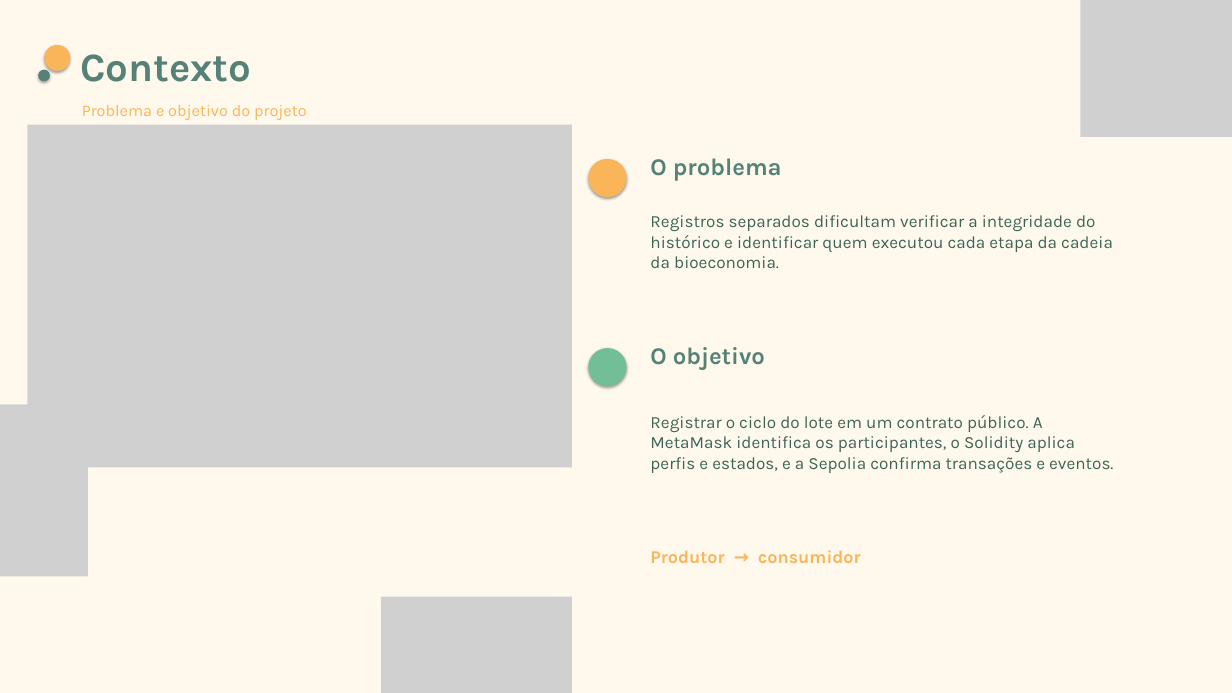
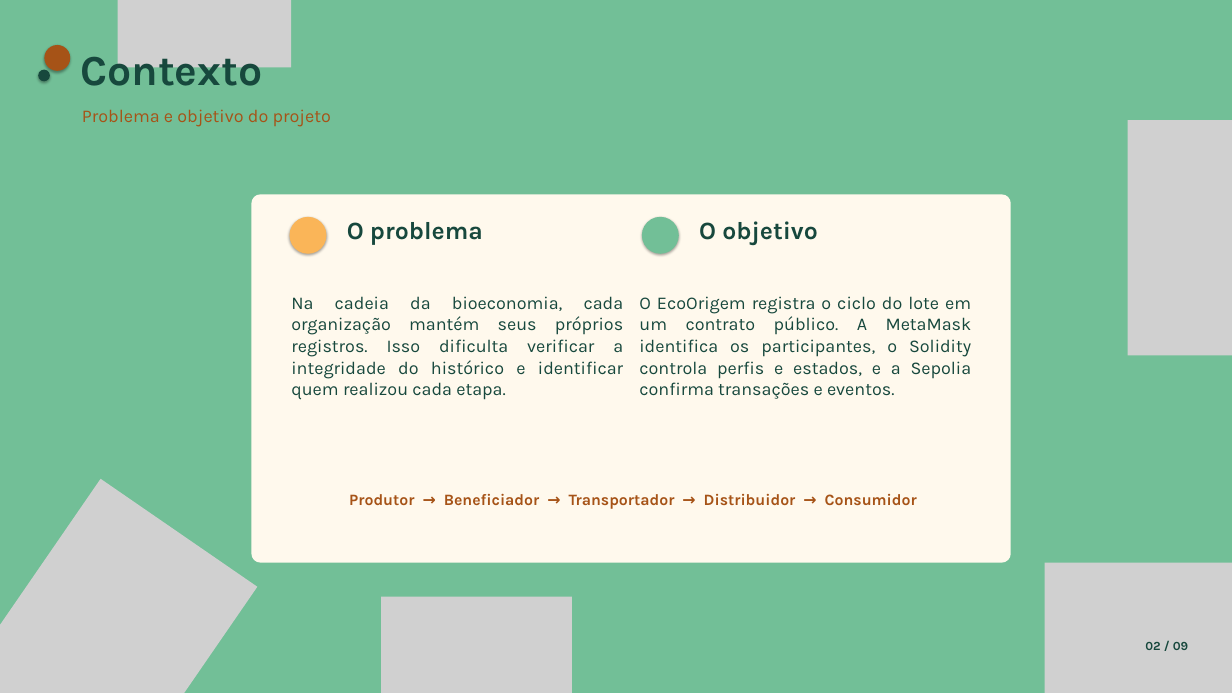
Before and after one commit to JulianaBallin/EcoOrigem, a slide deck: slide 2 of docs/slides/apresentacao-ecoorigem.pptx. Drawn at 1232x693 pixels with LibreOffice and Linux fonts; fonts in the diff are those of the drawing; grey boxes stand for pictures. Boxes give left, top, right and bottom in pixels: in the first picture for what was removed or moved away, otherwise in the second. Text is boxed around its words. In the diff, an @@ line names an element or a change of style, - is before the commit and + after.

```diff
--- a/docs/slides/apresentacao-ecoorigem.pptx
+++ b/docs/slides/apresentacao-ecoorigem.pptx
@@ background #FFF9ED to #72BF97 @@
@@ picture: place and size @@
-picture at box(0, 405, 88, 577)
+picture at box(118, 0, 291, 67)
@@ ellipse at box(44, 45, 70, 71): fill #FAB558 to #A65317 @@
@@ text "Contexto" at box(80, 46, 262, 86): size 47 to 50 pt, text colour #558176 to #17483D @@
@@ ellipse at box(38, 70, 50, 81): fill #558176 to #17483D @@
@@ text "Problema e objetivo do projeto" at box(82, 110, 331, 127): size 19 to 21 pt, text colour #FAB558 to #A65317 @@
@@ picture removed at box(28, 124, 572, 467) @@
@@ picture added at box(1128, 120, 1232, 355) @@
@@ picture removed at box(168, 199, 238, 238) @@
@@ picture removed at box(238, 199, 428, 392) @@
@@ freeform shape added at box(251, 195, 1011, 563), fill #FFF9ED @@
@@ ellipse: place and size @@
-ellipse at box(588, 159, 626, 197)
+ellipse at box(290, 217, 326, 254)
@@ text "O problema" at box(347, 222, 483, 245): size 28 to 29 pt, text colour #558176 to #17483D @@
@@ text "O problema": place and size @@
-text "O problema" at box(650, 158, 782, 181)
+text "O problema" at box(347, 222, 483, 245)
@@ ellipse: place and size @@
-ellipse at box(588, 348, 626, 386)
+ellipse at box(642, 217, 679, 254)
@@ text removed at box(650, 215, 1113, 268) @@
-Registros separados dificultam verificar a integridade do histórico e identificar quem executou cada etapa da cadeia da bioeconomia.
@@ text "O objetivo": place and size @@
-text "O objetivo" at box(650, 347, 765, 370)
+text "O objetivo" at box(699, 221, 818, 245)
@@ text "O objetivo" at box(699, 221, 818, 245): size 28 to 29 pt, text colour #558176 to #17483D @@
@@ text added at box(291, 296, 624, 400), 21 pt, text #17483D @@
+Na cadeia da bioeconomia, cada organização mantém seus próprios registros. Isso dificulta verificar a integridade do histórico e identificar quem realizou cada etapa.
@@ text at box(639, 296, 972, 399): text changed; size 20 to 21 pt; text colour #3C6556 to #17483D @@
-Registrar o ciclo do lote em um contrato público. A MetaMask identifica os participantes, o Solidity aplica perfis e estados, e a Sepolia confirma transações e eventos.
+O EcoOrigem registra o ciclo do lote em um contrato público. A MetaMask identifica os participantes, o Solidity controla perfis e estados, e a Sepolia confirma transações e eventos.
@@ picture added at box(0, 479, 258, 693) @@
@@ text added at box(349, 493, 917, 509), 18.5 pt, text #A65317, bold @@
+Produtor → Beneficiador → Transportador → Distribuidor → Consumidor
@@ text removed at box(650, 550, 861, 563) @@
-Produtor → consumidor
@@ picture: place and size @@
-picture at box(1080, 0, 1232, 137)
+picture at box(1045, 562, 1232, 693)
@@ text added at box(1145, 642, 1188, 650), 14.5 pt, text #17483D, bold @@
+02 / 09
```
Also in this commit, not shown: 8 other slides changed, 1 other file.
